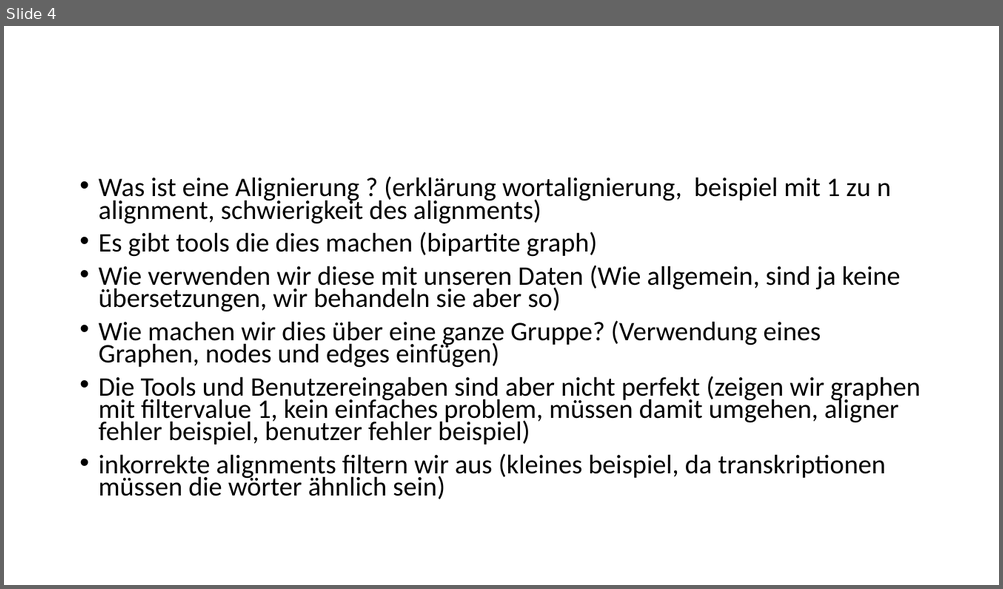
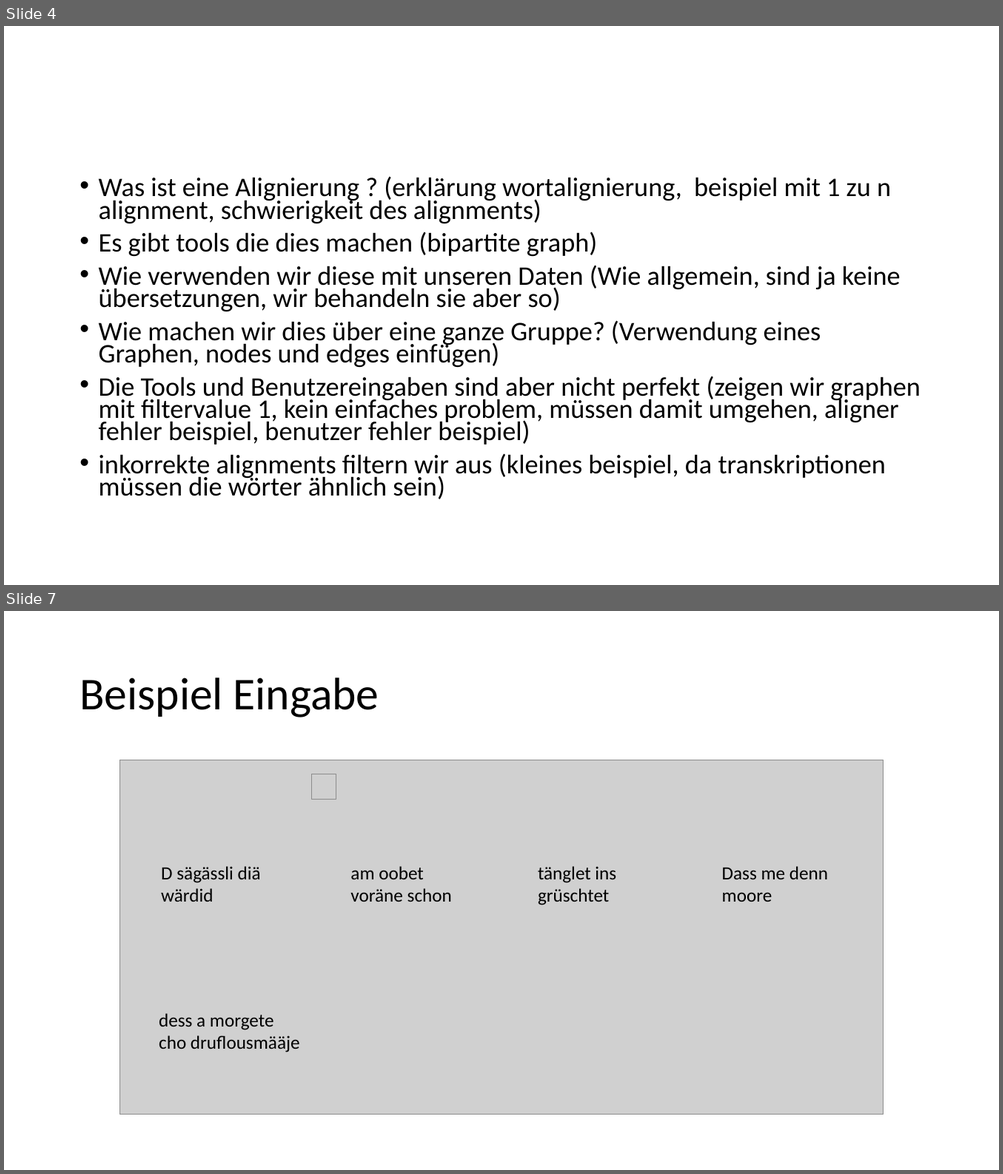
Before and after one commit to 837/ip5-nlp-ch, a slide deck: doc/IP5_Präsentation.pptx. Shown one above the other, each under a label of ours: slide 4 before the commit, slides 4 and 7 after it; the slides between them are not shown. The pictures are 1003x589 and 1003x1174 pixels, drawn with LibreOffice and Linux fonts; fonts in the diff are those of the drawing; grey boxes stand for pictures. Boxes give left, top, right and bottom in pixels: in the first picture for what was removed or moved away, otherwise in the second. Text is boxed around its words. In the diff, an @@ line names an element or a change of style, - is before the commit and + after.

```diff
--- a/doc/IP5_Präsentation.pptx
+++ b/doc/IP5_Präsentation.pptx
@@ slide 7 added at (4, 611, 999, 1170), background #FFFFFF @@
@@ title added at (79, 678, 379, 718), 44 pt, text #000000 @@
+Beispiel Eingabe
@@ picture added at (119, 760, 884, 1116) @@
@@ picture added at (311, 775, 336, 799) @@
@@ text added at (161, 866, 261, 902), 18 pt, text #000000 @@
+D sägässli diä wärdid
@@ text added at (350, 866, 452, 902), 18 pt, text #000000 @@
+am oobet voräne schon
@@ text added at (538, 866, 616, 906), 18 pt, text #000000 @@
+tänglet ins grüschtet
@@ text added at (722, 866, 828, 902), 18 pt, text #000000 @@
+Dass me denn moore
@@ text added at (159, 1014, 300, 1053), 18 pt, text #000000 @@
+dess a morgete cho druflousmääje
```
Also in this commit, not shown: 8 other slides added, 1 slide removed, 2 other files.
